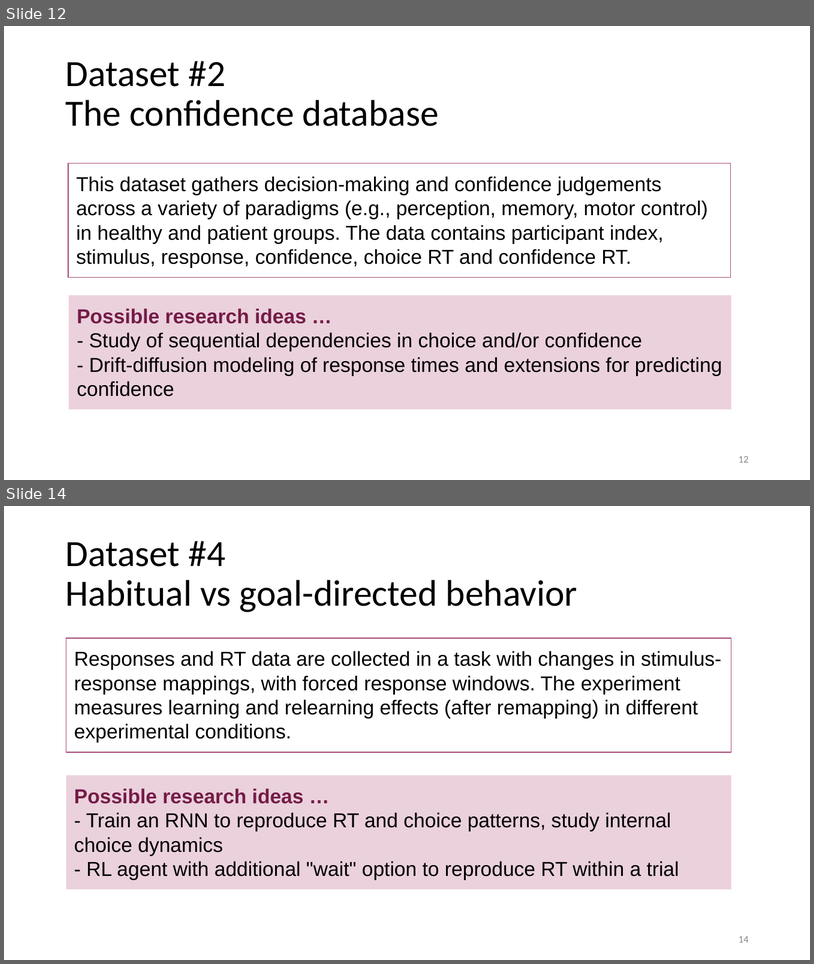
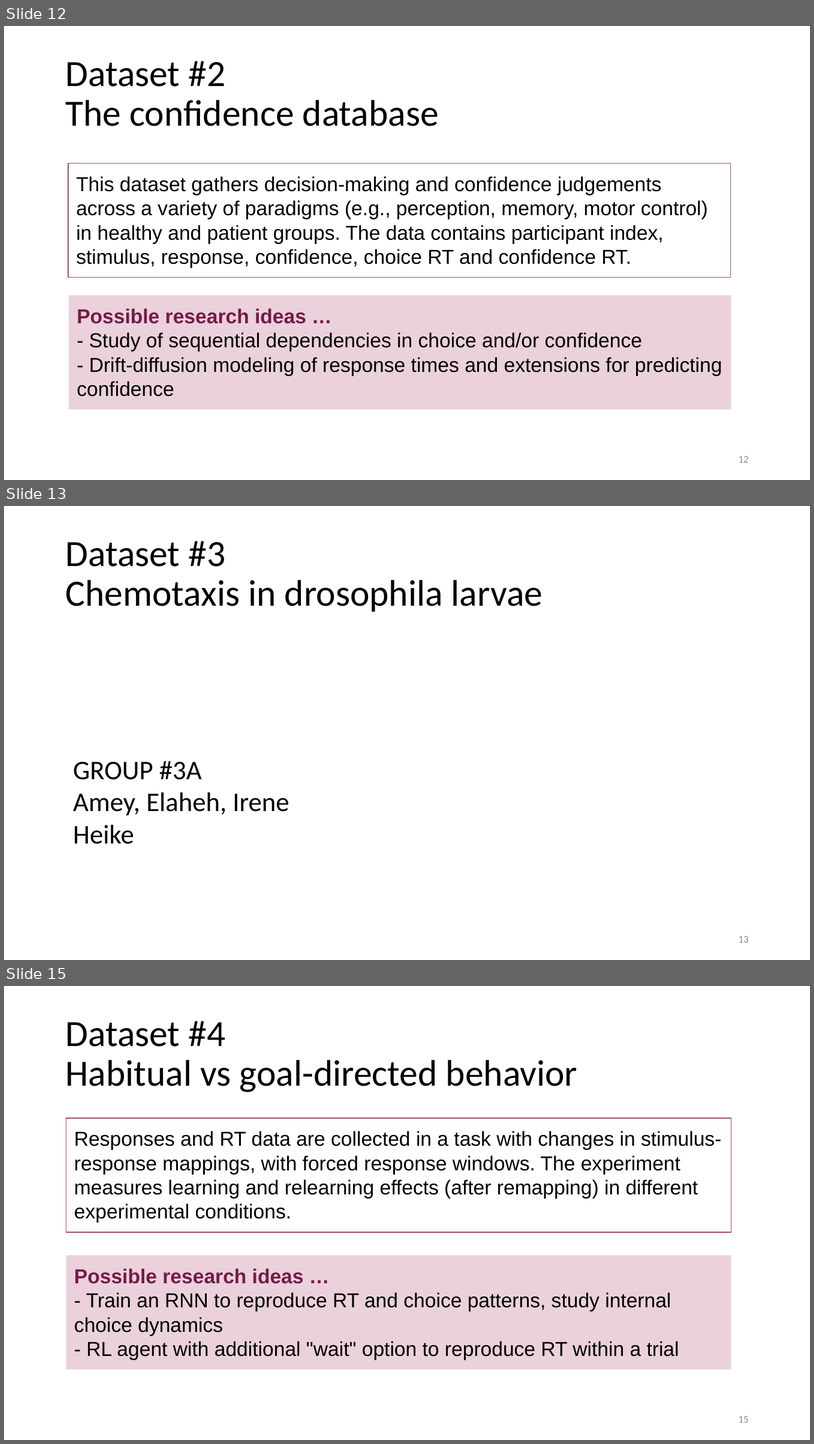
Before and after one commit to bambschool/BAMB2023, a slide deck: slides_lectures/BAMB! 2023 Project work kick-off.pptx. Shown one above the other, each under a label of ours: slides 12 and 14 before the commit, slides 12, 13 and 15 after it; the slides between them are not shown. The pictures are 814x964 and 814x1444 pixels, drawn with LibreOffice and Linux fonts; fonts in the diff are those of the drawing. Boxes give left, top, right and bottom in pixels: in the first picture for what was removed or moved away, otherwise in the second. Text is boxed around its words. In the diff, an @@ line names an element or a change of style, - is before the commit and + after.

```diff
--- a/slides_lectures/BAMB! 2023 Project work kick-off.pptx
+++ b/slides_lectures/BAMB! 2023 Project work kick-off.pptx
@@ slide 13 added at box(4, 506, 810, 960), background #FFFFFF @@
@@ title added at box(65, 541, 543, 612), 33 pt, text #000000 @@
+Dataset #3
+Chemotaxis in drosophila larvae
@@ text added at box(73, 760, 289, 844), 24 pt, text #000000 @@
+GROUP #3A
+Amey, Elaheh, Irene
+Heike
@@ page number added at box(739, 936, 749, 942), 9 pt, text #888888 @@
+13
@@ what was slide 14 is now slide 15 @@
@@ page number at box(739, 1416, 749, 1422): text changed @@
-14
+15
```
Also in this commit, not shown: 10 slides changed.
